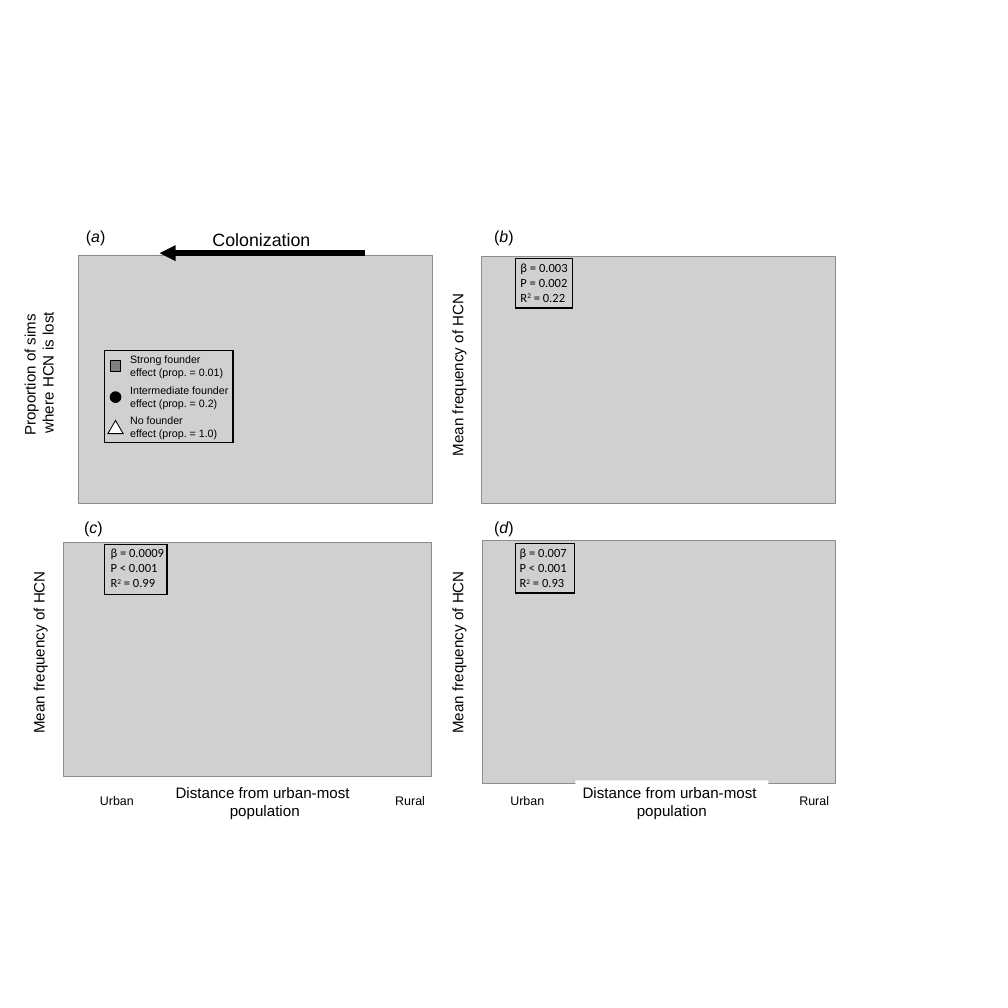
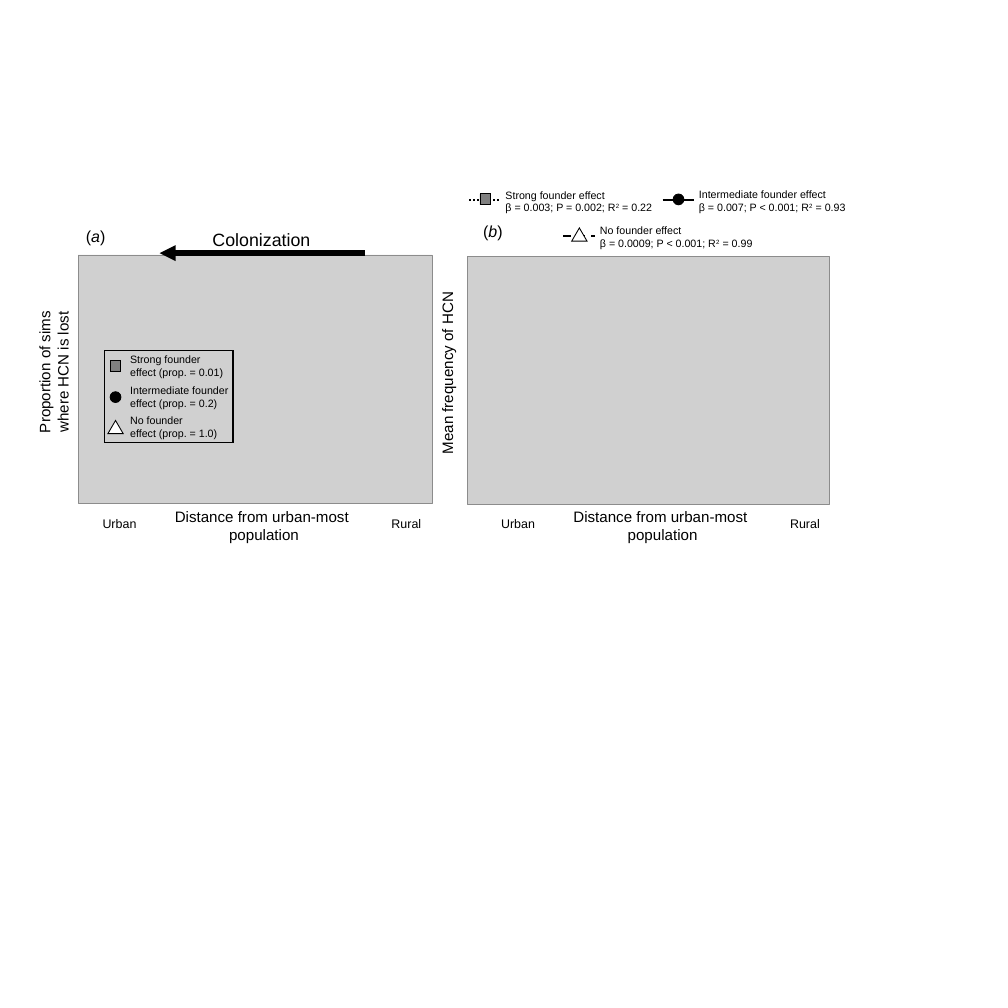
Before and after one commit to James-S-Santangelo/Simulating-Evolutionary-Clines-SEC-, a slide deck: slide 6 of SEC_Writings/SEC_Manuscript-Figures.pptx. Drawn at 1008x1008 pixels with LibreOffice and Linux fonts; fonts in the diff are those of the drawing; grey boxes stand for pictures. Boxes give left, top, right and bottom in pixels: in the first picture for what was removed or moved away, otherwise in the second. Text is boxed around its words. In the diff, an @@ line names an element or a change of style, - is before the commit and + after.

```diff
--- a/SEC_Writings/SEC_Manuscript-Figures.pptx
+++ b/SEC_Writings/SEC_Manuscript-Figures.pptx
@@ text at bbox=[505, 191, 652, 213]: text changed; size 14.2 to 12 pt; font Calibri to Arial @@
-β = 0.003
-P = 0.002
-R2 = 0.22
+Strong founder effect
+β = 0.003; P = 0.002; R2 = 0.22
@@ text at bbox=[699, 190, 846, 214]: text changed; size 14.2 to 12 pt; font Calibri to Arial @@
-β = 0.007
-P < 0.001
-R2 = 0.93
+Intermediate founder effect
+β = 0.007; P < 0.001; R2 = 0.93
@@ text "(b)": place and size @@
-text "(b)" at bbox=[494, 230, 514, 246]
+text "(b)" at bbox=[483, 225, 503, 241]
@@ group added at bbox=[469, 194, 694, 241]: 3 lines, 1 rectangle, 1 ellipse, 1 triangle @@
@@ text at bbox=[600, 226, 753, 250]: text changed; size 14.2 to 12 pt; font Calibri to Arial @@
-β = 0.0009
-P < 0.001
-R2 = 0.99
+No founder effect
+β = 0.0009; P < 0.001; R2 = 0.99
@@ picture: place and size @@
-picture at bbox=[481, 256, 835, 504]
+picture at bbox=[467, 256, 829, 504]
@@ rectangle "Mean frequency of HCN": place and size @@
-rectangle "Mean frequency of HCN" at bbox=[445, 282, 470, 463]
+rectangle "Mean frequency of HCN" at bbox=[435, 280, 460, 461]
@@ rectangle "Proportion of sims": place and size @@
-rectangle "Proportion of sims" at bbox=[18, 300, 60, 445]
+rectangle "Proportion of sims" at bbox=[33, 304, 76, 440]
@@ rectangle "Distance from urban-most": place and size @@
-rectangle "Distance from urban-most" at bbox=[168, 780, 362, 823]
+rectangle "Distance from urban-most" at bbox=[168, 504, 361, 547]
@@ text "Urban": place and size @@
-text "Urban" at bbox=[100, 796, 134, 805]
+text "Urban" at bbox=[103, 519, 137, 528]
@@ text "Rural": place and size @@
-text "Rural" at bbox=[395, 796, 425, 805]
+text "Rural" at bbox=[391, 519, 421, 528]
@@ group removed at bbox=[26, 258, 835, 783]: 5 rectangles, 2 pictures, 2 texts @@
-Mean frequency of HCN
-Mean frequency of HCN
-(c)
-(d)
@@ 2 texts, 1 rectangle: place and size @@
-2 texts, 1 rectangle at bbox=[510, 780, 829, 823]
+2 texts, 1 rectangle at bbox=[501, 504, 820, 547]
```
Also in this commit, not shown: 5 other slides changed, 30 other files.
